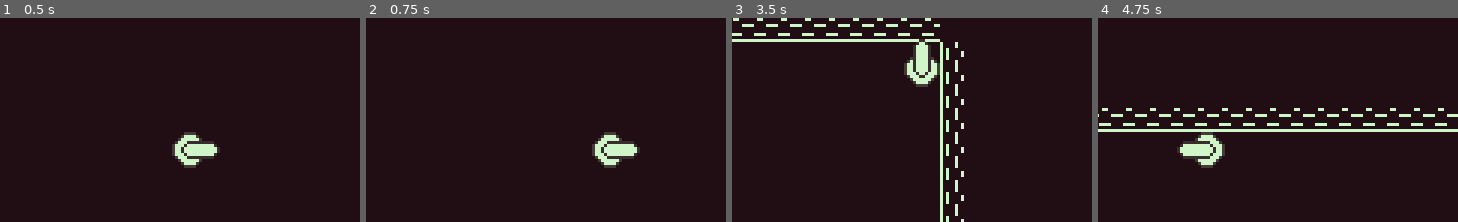
Above: before the commit, frames 1-4 (left to right).
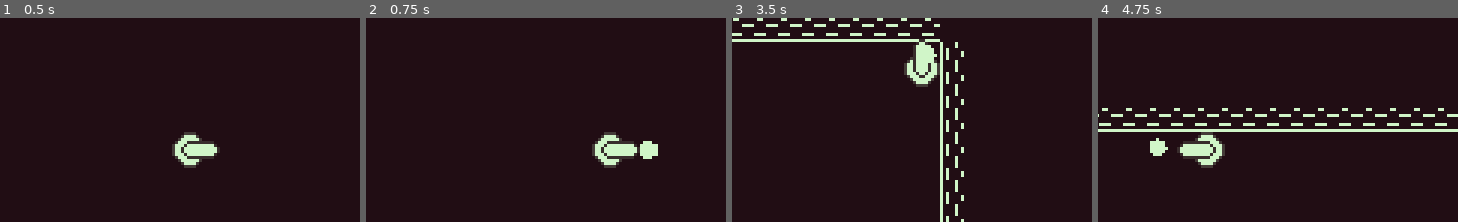
Above: after the commit, the same moments.

Repository: leafo/godot-game-1
Game: Godot game, scene res://Main.tscn
Same seed, same stepped clock (60 frames per second), same inputs: the game is played once before the commit and once after it. Before the commit the project starts from res://Node.tscn.
Inputs:
- Up to frame 1 (0.5 s): no input
- Up to frame 2 (0.75 s): tap Enter (ui_accept) at 0.5 s; hold Right (ui_right) from 0.53 s (still down); hold Enter (ui_accept) from 0.53 s (still down)
- Up to frame 3 (3.5 s): release Right (ui_right) at 1.28 s; release Enter (ui_accept) at 1.28 s; hold Down (ui_down) 1.28-2.03 s; tap Enter (ui_accept) at 1.35, 1.52, 1.82, 2.85, 3.02, 3.32 s; hold Right (ui_right) 2.03-2.78 s; hold Enter (ui_accept) 2.03-2.78 s; hold Up (ui_up) from 2.78 s (still down)
- Up to frame 4 (4.75 s): release Up (ui_up) at 3.53 s; hold Enter (ui_accept) 3.53-4.28 s; hold Left (ui_left) from 3.53 s (still down); tap Enter (ui_accept) at 4.35, 4.52 s
The pictures show only the part of the screen within x 24-74%, y 18-68%; the shares and areas given below are measured in that part.

Frame 1 is identical in both runs. In frame 2, 0.4% of the frame differs, in the area x 76-82%, y 60-70%; in frame 3, 0.1%; in frame 4, 0.3%.

Commit message:
add bullets, and shooting

Diff:
--- /dev/null
+++ b/Ball.gd
@@ -0,0 +1,9 @@
+tool
+extends Node2D
+
+export var radius = 2
+export var color = Color(1,1,1)
+
+func _draw():
+	print("hello world")
+	draw_circle(Vector2(0,0), radius, color)
--- a/Bullet.gd
+++ b/Bullet.gd
@@ -1,13 +1,10 @@
 extends KinematicBody2D
 
-var SPEED = 200
-
-export var direction = Vector2()
-
-func _ready():
-	# Called every time the node is added to the scene.
-	# Initialization here
-	pass
+var speed = 200
+var direction = Vector2()
 
 func _physics_process(delta):
-	pass
+	if direction.length_squared() > 0:
+		var c = move_and_collide(speed * direction * delta)
+		if c:
+			queue_free()
--- a/Bullet.tscn
+++ b/Bullet.tscn
@@ -1,28 +1,34 @@
 [gd_scene load_steps=4 format=2]
 
 [ext_resource path="res://Bullet.gd" type="Script" id=1]
-[ext_resource path="res://icon.png" type="Texture" id=2]
+[ext_resource path="res://Ball.gd" type="Script" id=2]
 
 [sub_resource type="RectangleShape2D" id=1]
 
 custom_solver_bias = 0.0
-extents = Vector2( 6.16215, 6.30493 )
+extents = Vector2( 2, 2 )
 
 [node name="Bullet" type="KinematicBody2D" index="0"]
 
+position = Vector2( 0.0944672, 0 )
 input_pickable = false
-collision_layer = 1
+collision_layer = 4
 collision_mask = 1
 collision/safe_margin = 0.08
 script = ExtResource( 1 )
-direction = Vector2( 0, 0 )
+_sections_unfolded = [ "Collision", "Pickable", "Transform" ]
+__meta__ = {
+"_edit_group_": true
+}
 
-[node name="Sprite" type="Sprite" parent="." index="0"]
+[node name="Ball" type="Node2D" parent="." index="0"]
 
-scale = Vector2( 0.2, 0.2 )
-texture = ExtResource( 2 )
-_sections_unfolded = [ "Transform" ]
+script = ExtResource( 2 )
+_sections_unfolded = [ "Material", "Transform", "Visibility", "Z Index" ]
+radius = 3
+color = Color( 0.815686, 0.960784, 0.784314, 1 )
 
 [node name="CollisionShape2D" type="CollisionShape2D" parent="." index="1"]
 
 shape = SubResource( 1 )
+_sections_unfolded = [ "Transform" ]
--- a/Node.tscn
+++ b/Main.tscn
@@ -1,15 +1,8 @@
-[gd_scene load_steps=7 format=2]
+[gd_scene load_steps=4 format=2]
 
 [ext_resource path="res://Node.gd" type="Script" id=1]
 [ext_resource path="res://Tiles.tres" type="TileSet" id=2]
-[ext_resource path="res://Player.gd" type="Script" id=3]
-[ext_resource path="res://player.png" type="Texture" id=4]
-[ext_resource path="res://turrent.png" type="Texture" id=5]
-
-[sub_resource type="RectangleShape2D" id=1]
-
-custom_solver_bias = 0.0
-extents = Vector2( 6, 6 )
+[ext_resource path="res://Player.tscn" type="PackedScene" id=3]
 
 [node name="Main" type="Node" index="0"]
 
@@ -34,95 +27,9 @@
 occluder_light_mask = 1
 format = 1
 tile_data = PoolIntArray( 0, -1073741822, 0, 1, 0, 0, 2, 0, 0, 3, 0, 0, 4, 0, 0, 5, 0, 0, 6, 0, 0, 7, 0, 0, 8, 0, 0, 9, …(7669 unchanged characters)…
-_sections_unfolded = [ "Cell" ]
+_sections_unfolded = [ "Cell", "Collision" ]
 __meta__ = {
 "_edit_lock_": true
 }
 
-[node name="Player" type="KinematicBody2D" parent="." index="1"]
-
-position = Vector2( 120, 70 )
-input_pickable = false
-collision_layer = 1
-collision_mask = 1
-collision/safe_margin = 0.08
-script = ExtResource( 3 )
-__meta__ = {
-"_edit_group_": true
-}
-
-[node name="Body" type="Sprite" parent="Player" index="0"]
-
-texture = ExtResource( 4 )
-_sections_unfolded = [ "Offset", "Transform" ]
-
-[node name="Gun" type="Sprite" parent="Player" index="1"]
-
-texture = ExtResource( 5 )
-centered = false
-offset = Vector2( -3, -3 )
-_sections_unfolded = [ "Offset", "Transform" ]
-
-[node name="Debug" type="RichTextLabel" parent="Player" index="2"]
-
-visible = false
-anchor_left = 0.0
-anchor_top = 0.0
-anchor_right = 0.0
-anchor_bottom = 0.0
-margin_left = -16.0
-margin_top = 8.0
-margin_right = 104.0
-margin_bottom = 28.0
-rect_pivot_offset = Vector2( 0, 0 )
-rect_clip_content = true
-mouse_filter = 0
-mouse_default_cursor_shape = 0
-size_flags_horizontal = 1
-size_flags_vertical = 1
-bbcode_enabled = false
-bbcode_text = ""
-visible_characters = -1
-percent_visible = 1.0
-meta_underlined = true
-tab_size = 4
-text = "DEBUG"
-scroll_active = true
-scroll_following = false
-selection_enabled = false
-override_selected_font_color = false
-_sections_unfolded = [ "BBCode", "Rect", "Visibility" ]
-
-[node name="Camera2D" type="Camera2D" parent="Player" index="3"]
-
-anchor_mode = 1
-rotating = false
-current = true
-zoom = Vector2( 1, 1 )
-limit_left = -10000000
-limit_top = -10000000
-limit_right = 10000000
-limit_bottom = 10000000
-limit_smoothed = false
-drag_margin_h_enabled = false
-drag_margin_v_enabled = false
-smoothing_enabled = true
-smoothing_speed = 5.0
-offset_v = 0.0
-offset_h = 0.0
-drag_margin_left = 0.2
-drag_margin_top = 0.2
-drag_margin_right = 0.2
-drag_margin_bottom = 0.2
-editor_draw_screen = true
-editor_draw_limits = false
-editor_draw_drag_margin = false
-_sections_unfolded = [ "Smoothing" ]
-__meta__ = {
-"_edit_lock_": true
-}
-
-[node name="CollisionShape2D" type="CollisionShape2D" parent="Player" index="4"]
-
-shape = SubResource( 1 )
-_sections_unfolded = [ "Transform" ]
+[node name="Player" parent="." index="1" instance=ExtResource( 3 )]
--- a/Player.gd
+++ b/Player.gd
@@ -4,7 +4,7 @@
 var SPEED = 150
 var gun_direction = Vector2(1,0)
 var direction = Vector2(1,0)
-var just_shot = true
+var just_shot = false
 
 func _ready():
 	pass
@@ -23,7 +23,17 @@
 	return Vector2(cos(rad), sin(rad))
 
 func shoot():
-	print("shoot")
+	if just_shot:
+		return
+
+	just_shot = true
+	var Bullet = load("res://Bullet.tscn")
+	var b = Bullet.instance()
+	# b.set_linear_velocity(gun_direction * 100)
+	b.position = position
+	b.direction = gun_direction
+	get_parent().add_child(b)
+	$ShootTimer.start()
 
 func deadzone_normalize(input, min_len=0.2, max_len=0.95):
 	var l = input.length()
@@ -59,12 +69,8 @@
 			movement.y = 1
 
 
-	if Input.is_action_pressed("ui_accept"):
-		if not just_shot:
-			shoot()
-		just_shot = true
-	else:
-		just_shot = false
+	if Input.is_action_just_pressed("ui_accept"):
+		shoot()
 
 	$Gun.set_rotation(gun_direction.angle())
 	if movement.length_squared() != 0:
@@ -77,3 +83,7 @@
 		move_and_slide(direction * SPEED)
 
 	gun_direction = merge_angles(gun_direction, direction, 0.1)
+
+
+func _on_ShootTimer_timeout():
+	just_shot = false
--- /dev/null
+++ b/Player.tscn
@@ -0,0 +1,108 @@
+[gd_scene load_steps=5 format=2]
+
+[ext_resource path="res://Player.gd" type="Script" id=1]
+[ext_resource path="res://player.png" type="Texture" id=2]
+[ext_resource path="res://turrent.png" type="Texture" id=3]
+
+[sub_resource type="RectangleShape2D" id=1]
+
+custom_solver_bias = 0.0
+extents = Vector2( 6, 6 )
+
+[node name="Player" type="KinematicBody2D"]
+
+position = Vector2( 120, 70 )
+input_pickable = false
+collision_layer = 2
+collision_mask = 1
+collision/safe_margin = 0.08
+script = ExtResource( 1 )
+_sections_unfolded = [ "Collision", "Transform", "collision" ]
+__meta__ = {
+"_edit_group_": true
+}
+
+[node name="Body" type="Sprite" parent="." index="0"]
+
+texture = ExtResource( 2 )
+_sections_unfolded = [ "Offset", "Transform" ]
+
+[node name="Gun" type="Sprite" parent="." index="1"]
+
+texture = ExtResource( 3 )
+centered = false
+offset = Vector2( -3, -3 )
+_sections_unfolded = [ "Offset", "Transform" ]
+
+[node name="Debug" type="RichTextLabel" parent="." index="2"]
+
+visible = false
+anchor_left = 0.0
+anchor_top = 0.0
+anchor_right = 0.0
+anchor_bottom = 0.0
+margin_left = -16.0
+margin_top = 8.0
+margin_right = 104.0
+margin_bottom = 28.0
+rect_pivot_offset = Vector2( 0, 0 )
+rect_clip_content = true
+mouse_filter = 0
+mouse_default_cursor_shape = 0
+size_flags_horizontal = 1
+size_flags_vertical = 1
+bbcode_enabled = false
+bbcode_text = ""
+visible_characters = -1
+percent_visible = 1.0
+meta_underlined = true
+tab_size = 4
+text = "DEBUG"
+scroll_active = true
+scroll_following = false
+selection_enabled = false
+override_selected_font_color = false
+_sections_unfolded = [ "BBCode", "Rect", "Visibility" ]
+
+[node name="Camera2D" type="Camera2D" parent="." index="3"]
+
+anchor_mode = 1
+rotating = false
+current = true
+zoom = Vector2( 1, 1 )
+limit_left = -10000000
+limit_top = -10000000
+limit_right = 10000000
+limit_bottom = 10000000
+limit_smoothed = false
+drag_margin_h_enabled = false
+drag_margin_v_enabled = false
+smoothing_enabled = true
+smoothing_speed = 5.0
+offset_v = 0.0
+offset_h = 0.0
+drag_margin_left = 0.2
+drag_margin_top = 0.2
+drag_margin_right = 0.2
+drag_margin_bottom = 0.2
+editor_draw_screen = true
+editor_draw_limits = false
+editor_draw_drag_margin = false
+_sections_unfolded = [ "Smoothing" ]
+__meta__ = {
+"_edit_lock_": true
+}
+
+[node name="CollisionShape2D" type="CollisionShape2D" parent="." index="4"]
+
+shape = SubResource( 1 )
+_sections_unfolded = [ "Transform" ]
+
+[node name="ShootTimer" type="Timer" parent="." index="5"]
+
+process_mode = 1
+wait_time = 0.2
+one_shot = true
+autostart = false
+
+[connection signal="timeout" from="ShootTimer" to="." method="_on_ShootTimer_timeout"]
--- a/project.godot
+++ b/project.godot
@@ -11,7 +11,7 @@
 [application]
 
 config/name="test1"
-run/main_scene="res://Node.tscn"
+run/main_scene="res://Main.tscn"
 config/icon="res://icon.png"
 
 [display]
@@ -23,6 +23,13 @@
 window/stretch/mode="viewport"
 window/stretch/aspect="keep"
 
+[layer_names]
+
+2d_physics/layer_1="Wall"
+2d_physics/layer_2="Player"
+2d_physics/layer_3="Player Bullet"
+2d_physics/Test=false
+
 [rendering]
 
 quality/intended_usage/framebuffer_allocation=1
Not shown, changed: export_presets.cfg
